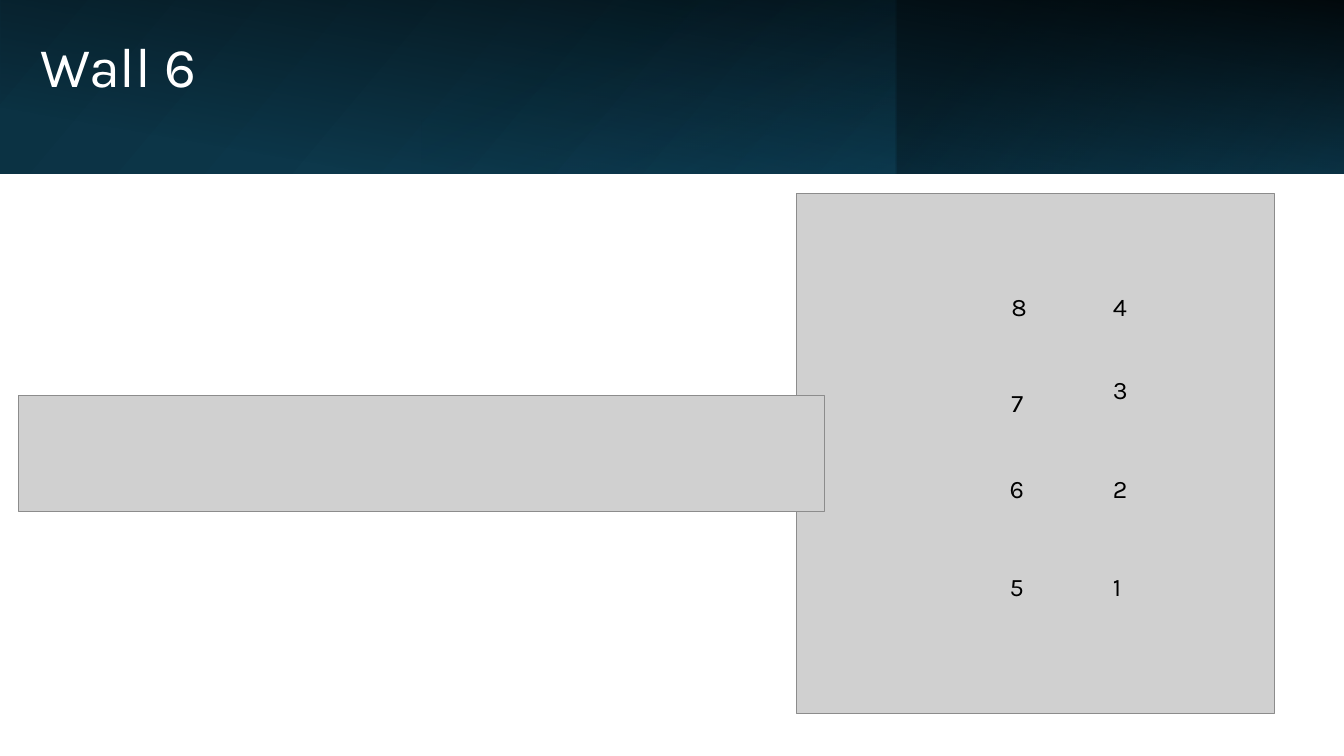
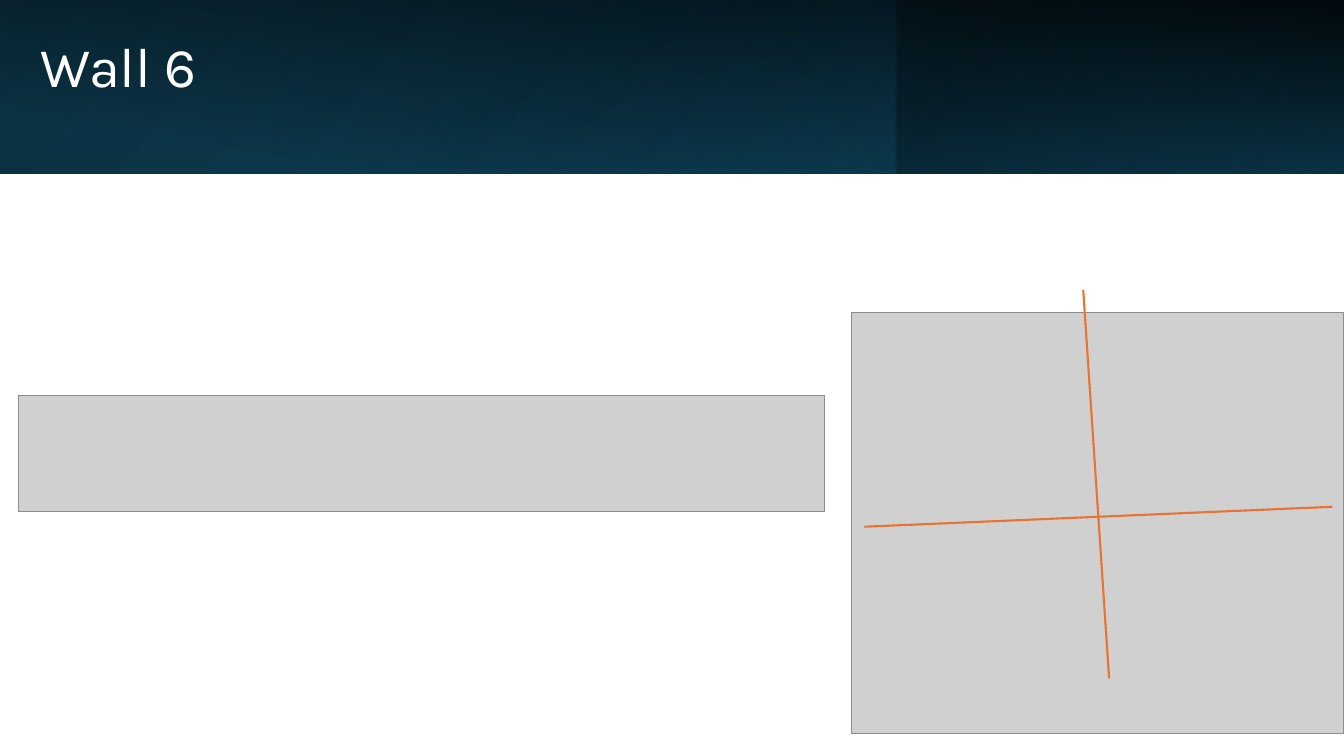
Before and after one commit to mokzhizhuan/GreyForm_UIs, a slide deck: slide 7 of PBU walls.pptx. Drawn at 1344x756 pixels with LibreOffice and Linux fonts; fonts in the diff are those of the drawing; grey boxes stand for pictures. Boxes give left, top, right and bottom in pixels: in the first picture for what was removed or moved away, otherwise in the second. Text is boxed around its words. In the diff, an @@ line names an element or a change of style, - is before the commit and + after.

```diff
--- a/PBU walls.pptx
+++ b/PBU walls.pptx
@@ line added from (1084, 290) to (1109, 679), #E97132 1.5 pt @@
@@ picture: place and size @@
-picture at [797,194,1274,714]
+picture at [852,313,1344,733]
@@ text removed at [1011,300,1026,317] @@
-8
@@ text removed at [1113,300,1127,316] @@
-4
@@ text removed at [1113,383,1128,400] @@
-3
@@ text removed at [1011,396,1023,412] @@
-7
@@ line added from (865, 527) to (1333, 507), #E97132 1.5 pt @@
@@ text removed at [1010,482,1024,499] @@
-6
@@ text removed at [1113,482,1128,498] @@
-2
@@ text removed at [1010,580,1024,597] @@
-5
@@ text removed at [1113,580,1121,596] @@
-1
```
Also in this commit, not shown: 5 other slides changed, 1 slide added, 1 slide removed.
